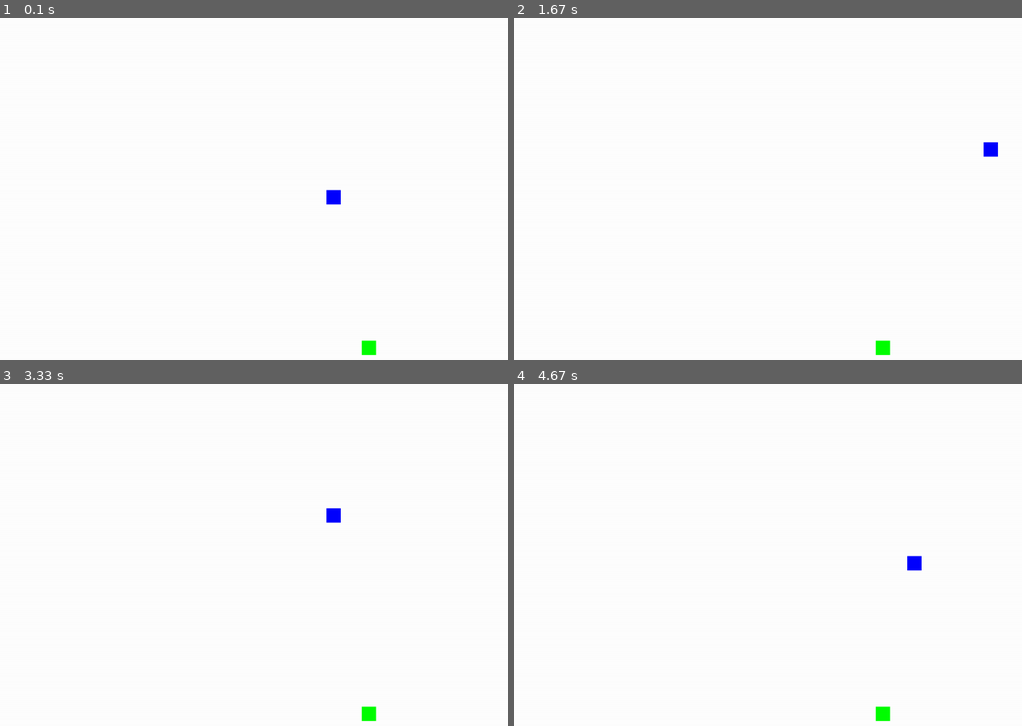
Above: before the commit, frames 1-4 (two rows, left to right).
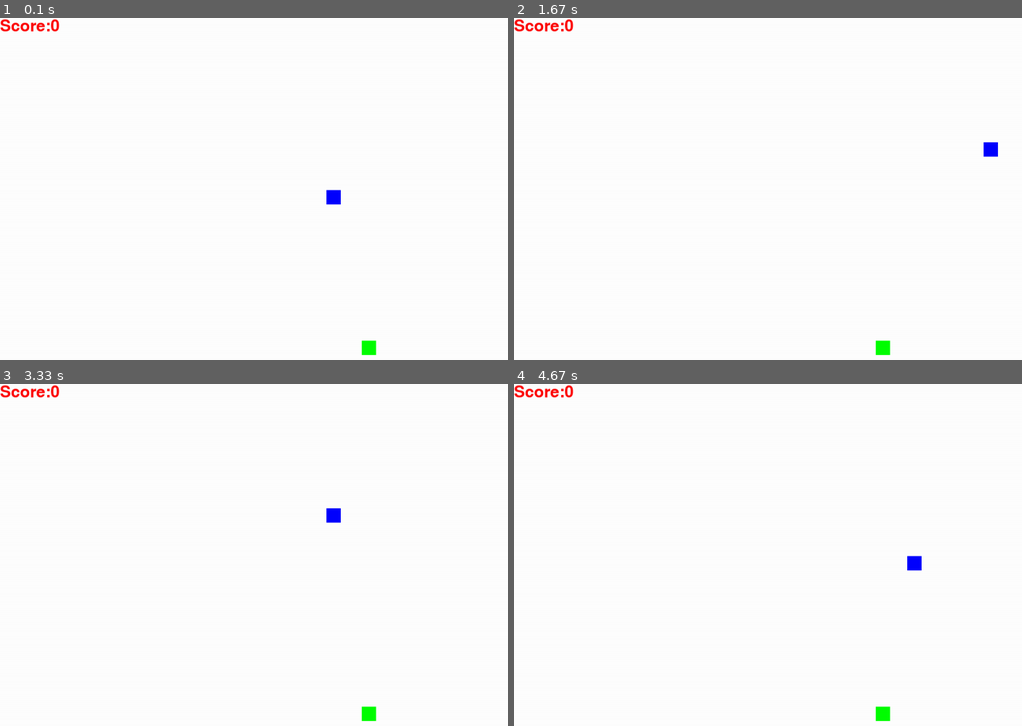
Above: after the commit, the same moments.

Repository: DennisKeenan/Pyhton
Game: pygame game, started from PyGame/Snake Game.py
Two runs of this game, one before a commit and one after it. Both use one fixed random seed, a clock stepped at 60 frames per second and the inputs below.
Inputs:
- Up to frame 1 (0.1 s): no input
- Up to frame 2 (1.67 s): hold D 0.33-0.8 s; hold W 0.83-1.13 s; hold D 1.17-1.63 s
- Up to frame 3 (3.33 s): hold A 1.67-2.2 s; hold S 2.23-2.53 s; hold A 2.57-2.97 s; hold W from 3 s (still down)
- Up to frame 4 (4.67 s): release W at 3.37 s; hold D 3.4-4.03 s; hold S 4.07-4.43 s; hold A from 4.47 s (still down)

The runs differ from the first frame. In frame 1, 0.2% of the frame differs, in the area x 0-12%, y 0-5%; in frame 2, 0.2%; in frame 3, 0.2%; in frame 4, 0.2%.

Commit message:
Snake Game (5/Feb)

Diff:
--- a/PyGame/Snake Game.py
+++ b/PyGame/Snake Game.py
@@ -38,14 +38,14 @@
         pygame.draw.rect(screen,Blue,[i[0],i[1],snake_size,snake_size])
 
 # Rendering Text
-def showtext(msg,msg_color):
+def showtext(msg,msg_color,xpos,ypos):
     message=font.render(msg,True,msg_color)
-    screen.blit(message,[x,y])
+    screen.blit(message,[xpos,ypos])
 
 # Game Controls
 while not gameover:
     for event in pygame.event.get():
-        print(event)
+        # print(event)
         if event.type==pygame.QUIT:
             gameover=True
         if event.type==pygame.KEYDOWN:
@@ -77,6 +77,8 @@
     snake_head=[]
     snake_head.append(x)
     snake_head.append(y)
+    if snake_head in snake_list and len(snake_list)>4:
+        gameover=True
     snake_list.append(snake_head)
     if len(snake_list)>snake_length:
         del snake_list[0]
@@ -84,15 +86,19 @@
 
     #Food
     pygame.draw.rect(screen,Green,[food_x,food_y,30,30])
+    showtext("Score:"+str(score),Red,0,0)
     pygame.display.update()
-    if x<=food_x+15 and x>=food_x-15 and y<=food_y+15 and y>=food_y-15 :
+    if x<=food_x+20 and x>=food_x-20 and y<=food_y+20 and y>=food_y-20:
         print("The food has been eaten")
         snake_length+=5
         food_x=random.randint(30,screenwidth-30)
         food_y=random.randint(30,screenheight-30)
+        score+=1
     game_time.tick(snake_speed)
 
-showtext("Game Over!",Red)
+    #Poisoned Food
+
+showtext("Game Over!",Red,(screenwidth/2)-90,(screenheight/2)-30)
 pygame.display.update()
 time.sleep(5)
 
